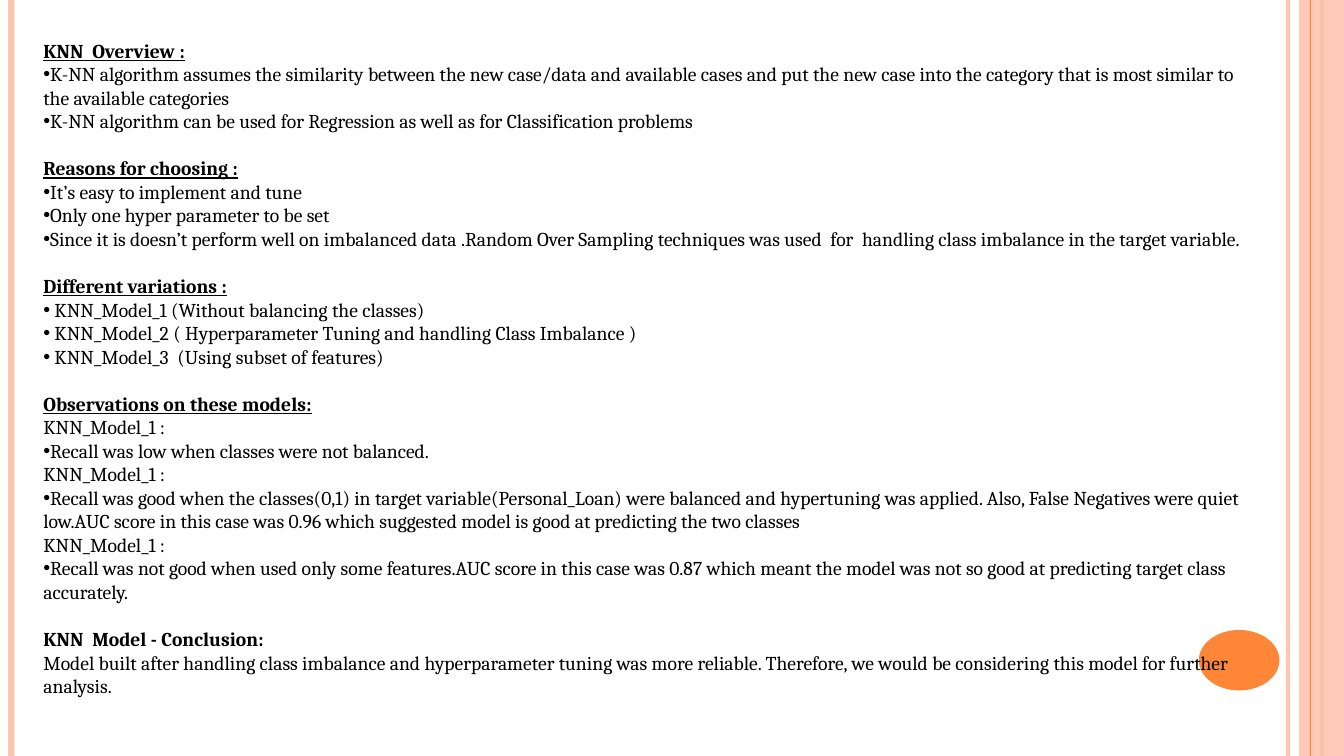
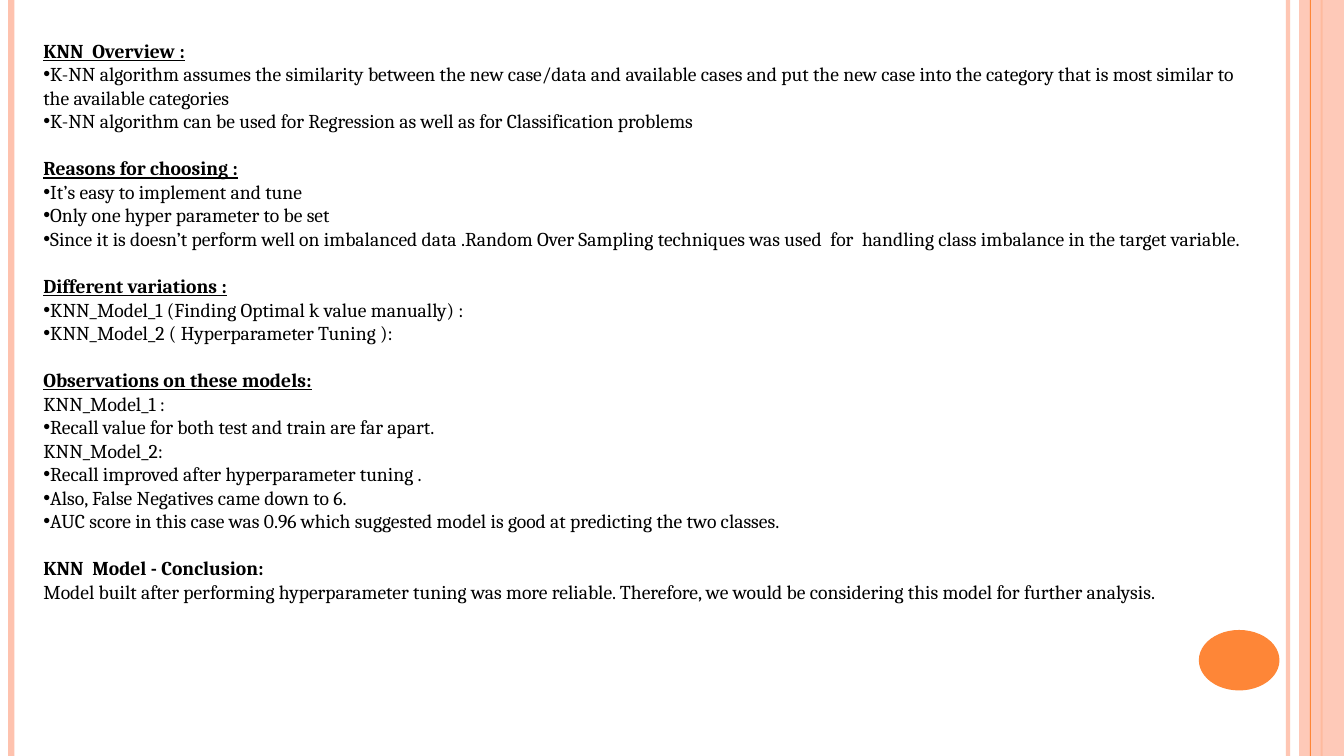
Before and after one commit to sachniv1023/final_project, a slide deck: slide 16 of Personal loan Campaign.pptx. Drawn at 1344x756 pixels with LibreOffice and Linux fonts; fonts in the diff are those of the drawing. Boxes give left, top, right and bottom in pixels: in the first picture for what was removed or moved away, otherwise in the second. Text is boxed around its words. In the diff, an @@ line names an element or a change of style, - is before the commit and + after.

```diff
--- a/Personal loan Campaign.pptx
+++ b/Personal loan Campaign.pptx
@@ text at box(50, 303, 454, 345): text changed @@
-• KNN_Model_1 (Without balancing the classes)
-• KNN_Model_2 ( Hyperparameter Tuning and handling Class Imbalance )
-• KNN_Model_3 (Using subset of features)
+• KNN_Model_1 (Finding Optimal k value manually) :
+• KNN_Model_2 ( Hyperparameter Tuning ):
@@ text at box(43, 420, 780, 533): text changed @@
-• Recall was low when classes were not balanced.
-KNN_Model_1 :
-• Recall was good when the classes(0,1) in target variable(Personal_Loan) were balanced and hypertuning was applied. Also, False Negatives were quiet low.AUC score in this case was 0.96 which suggested model is good at predicting the two classes
-KNN_Model_1 :
-• Recall was not good when used only some features.AUC score in this case was 0.87 which meant the model was not so good at predicting target class accurately.
+• Recall value for both test and train are far apart.
+KNN_Model_2:
+• Recall improved after hyperparameter tuning .
+• Also, False Negatives came down to 6.
+• AUC score in this case was 0.96 which suggested model is good at predicting the two classes.
@@ text at box(43, 585, 1155, 604): text changed @@
-Model built after handling class imbalance and hyperparameter tuning was more reliable. Therefore, we would be considering this model for further analysis.
+Model built after performing hyperparameter tuning was more reliable. Therefore, we would be considering this model for further analysis.
```
Also in this commit, not shown: 4 other slides changed, 8 slides added, 2 slides removed, 1 other file.
